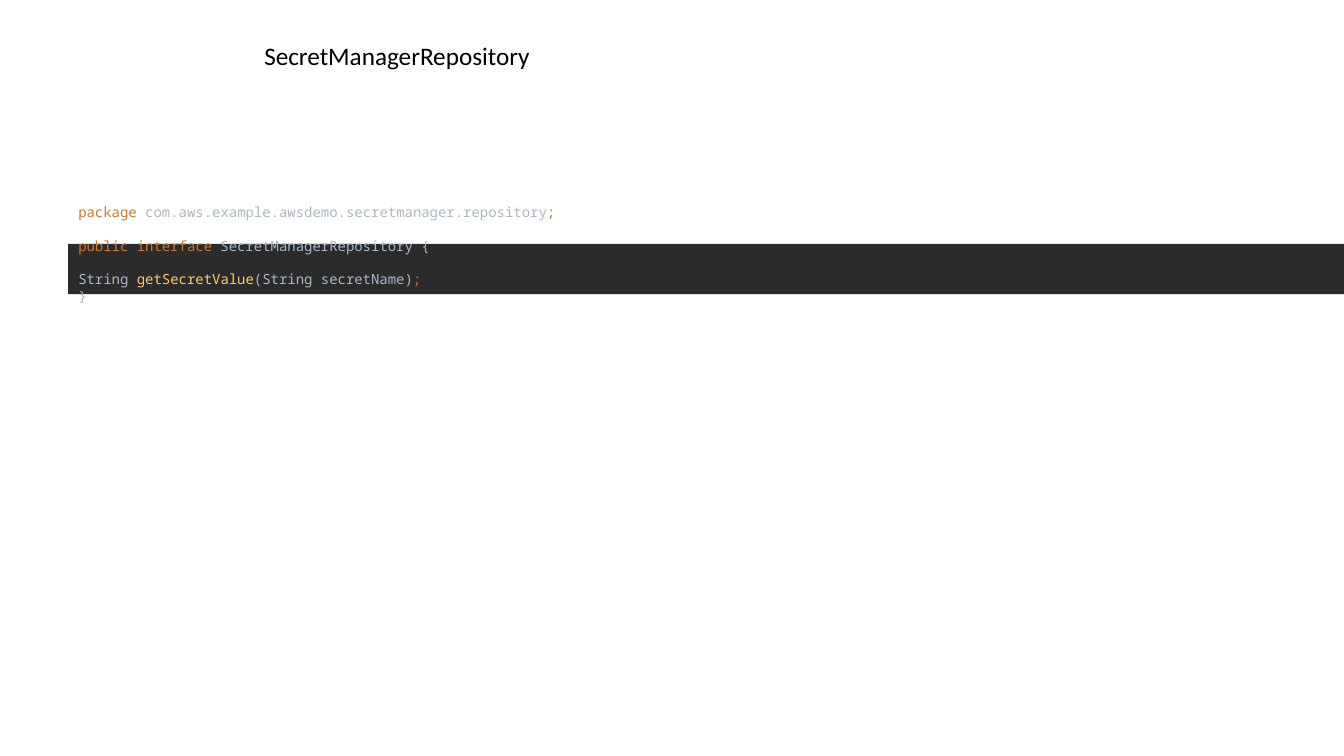
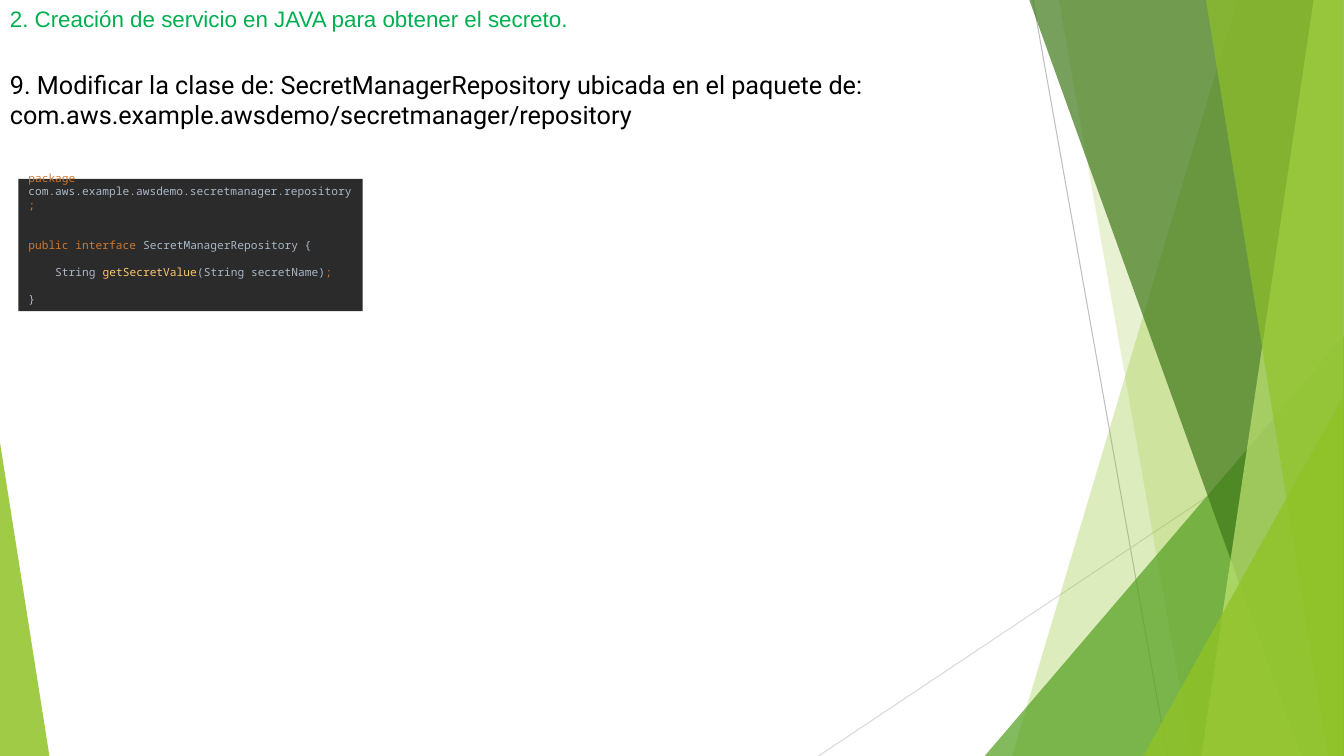
Before and after one commit to MayaDiazAnaMaria/proyectosGit, a slide deck: slide 17 of awsSecret/awsSecret.pptx (slide 35 before the commit). Drawn at 1344x756 pixels with LibreOffice and Linux fonts; fonts in the diff are those of the drawing. Boxes give left, top, right and bottom in pixels: in the first picture for what was removed or moved away, otherwise in the second. Text is boxed around its words. In the diff, an @@ line names an element or a change of style, - is before the commit and + after.

```diff
--- a/awsSecret/awsSecret.pptx
+++ b/awsSecret/awsSecret.pptx
@@ text added at [10,10,567,32], 16 pt, text #00B050 @@
+2. Creación de servicio en JAVA para obtener el secreto.
@@ text removed at [264,47,529,70] @@
-SecretManagerRepository
@@ text added at [10,75,863,130], 18 pt, text #000000 @@
+9. Modificar la clase de: SecretManagerRepository ubicada en el paquete de: com.aws.example.awsdemo/secretmanager/repository
@@ rectangle "package com.aws.example.awsdemo.secretmanager.repository; pu ...": place and size @@
-rectangle "package com.aws.example.awsdemo.secretmanager.repository; pu ..." at [69,244,1344,294]
+rectangle "package com.aws.example.awsdemo.secretmanager.repository; pu ..." at [18,178,363,311]
@@ rectangle "package com.aws.example.awsdemo.secretmanager.repository; pu ..." at [18,178,363,311]: size 10 to 8 pt @@
@@ group added at [0,0,1344,756]: 5 freeform shapes, 3 triangles, 2 lines @@
```
Also in this commit, not shown: 9 other slides changed, 12 slides added, 32 slides removed, 15 other files.
